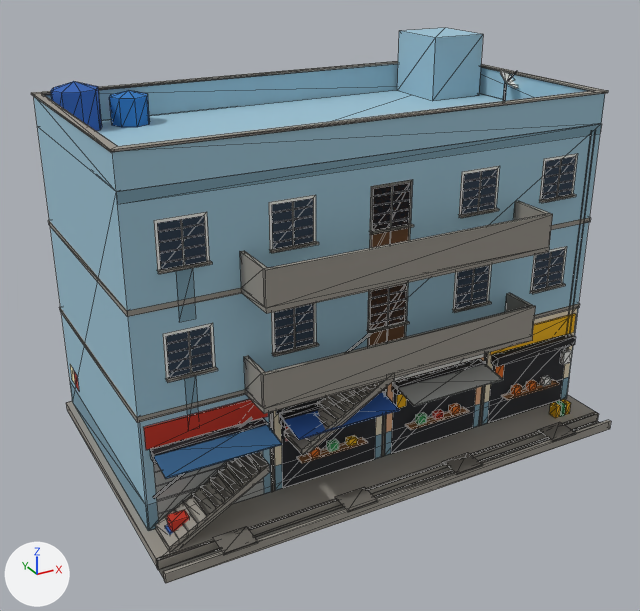
Renders of the glTF model apps/client/public/assets/places/computer-village/bld_phone-plaza.glb from each side of a commit.
One viewpoint serves both versions: a 50 mm lens placed at (-13.0, -23.6, 15.7), pointed at (-0.6, -1.1, 4.5). The axes (+X, +Y, +Z) are drawn at lower left. The lights are the same throughout. The first picture is the older version. Mesh edges are drawn as thin lines. Where no turn or scale is listed for an object, it has been applied to the vertices. Vertices at exactly the same position are counted once.

Before the edit, the objects in view are built like this:
```python
me_body = bpy.data.meshes.new('body')
me_body.from_pydata(...)  # 1336 vertices, 1190 faces; spans x -8.7..8.7, y -5.0..5.0, z -6.0..6.0
me_body.materials.append(mat_body)
ob_body = bpy.data.objects.new('body', me_body)
ob_body.location = (0.85, -0.9, 6.0)
```
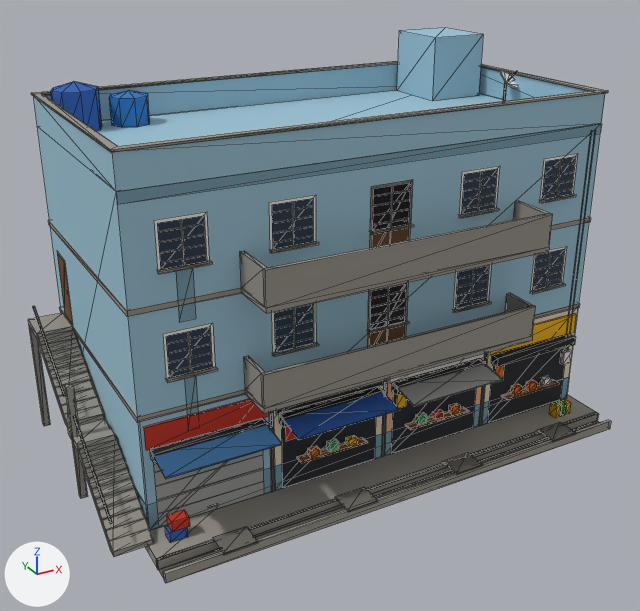
Where the newer file only moved an object's origin or applied its transform, the numbers keep the older frame.

What differs and where, as boxes [x1, y1, x2, y2] in the pictures (640 x 611 px; the box of a moved part takes in the faces that stretch with it):
'body', reshaped: before [31, 28, 611, 583]; after [28, 28, 611, 583]
part 1 of me_body, moved or reshaped: before [346, 329, 375, 352]; after [73, 416, 112, 524]
part 2 of me_body, added: after [33, 306, 65, 396]
part 3 of me_body, added: after [29, 326, 50, 426]
part 4 of me_body, added: after [65, 384, 88, 499]
part 5 of me_body, deleted: before [158, 378, 394, 540]
part 6 of me_body, built on: before [153, 417, 270, 552]; after [28, 251, 153, 556]
part 7 of me_body, recoloured: before [174, 452, 269, 531]; after [86, 458, 154, 557]

The change, as a diff of the scene's bpy script:
```diff
--- a/apps/client/public/assets/places/computer-village/bld_phone-plaza.glb.py
+++ b/apps/client/public/assets/places/computer-village/bld_phone-plaza.glb.py
@@ me_body @@
 # used by ob_body; location = (0.85, -0.9, 6.0)
-me_body.from_pydata(...)  # 1336 vertices, 1190 faces; spans x -8.7..8.7, y -5.0..5.0, z -6.0..6.0
+me_body.from_pydata(...)  # 1374 vertices, 1244 faces; spans x -9.6..8.7, y -5.0..5.0, z -6.0..6.0
+# me_body part 1: the loose piece of 8 vertices spanning x -4.3..-1.3, y -3.2, z -2.9..-1.2 is turned 90 degrees about the z axis through its middle, then moved by (-6.8, 1.0, -1.8)
+# me_body part 2: the loose piece of 8 vertices spanning x -8.3..-5.3, y -3.2, z -4.7..-3.0 is copied, and the copy is turned 90 degrees about the z axis through its middle, then moved by (-2.8, 4.9, 1.8); it spans x -9.6..-9.5, y 0.3..3.3, z -2.9..-1.2
+# me_body part 3: a new loose piece, a box spanning x -9.6..-9.4, y 4.29..4.49, z -6.0..-2.3, in mat_body
+# me_body part 4: a new loose piece, a box spanning x -9.6..-9.4, y -0.33..-0.13, z -6.0..-2.3, in mat_body
+# me_body part 5: 27 loose pieces with 114 vertices, spanning x -8.3..-1.3, y -4.2..-3.1, z -5.5..-2.1, are deleted
+# me_body part 6
+# 12 vertices are removed from x -8.3..-5.3, y -4.2..-3.1, z -5.7..-3.0
+# 30 faces are deleted
+# 78 vertices move from x -8.3..-5.3, y -4.2..-3.1, z -5.7..-3.0 to x -9.6..-8.5, y -3.7..0.3, z -5.7..-4.1
+# 81 vertices are added at x -9.6..-8.5, y -3.7..4.4, z -5.5..0.1
+# 59 new vertices lie (1.1, 0.0, 0.0) away from vertices in x -9.6, y -1.5..4.4, z -4.2..-2.1
+# 116 new faces join them
+# me_body part 7: 34 kept faces spanning x -9.6..-8.5, y -3.7..-1.5, z -5.7..-4.2 get new vertex colours; the middle colour goes from dark grey #6e6a63 to grey #9a958c
 me_body.materials.append(mat_body)
```
